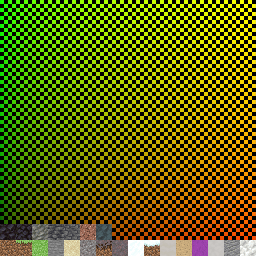
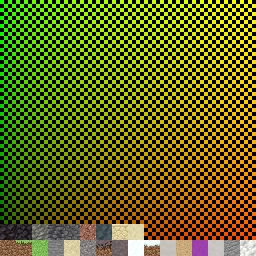
Two versions of the same layered image (256 x 256). Layer-by-layer changes:
painted on "blocks" over [112, 224, 144, 240]
